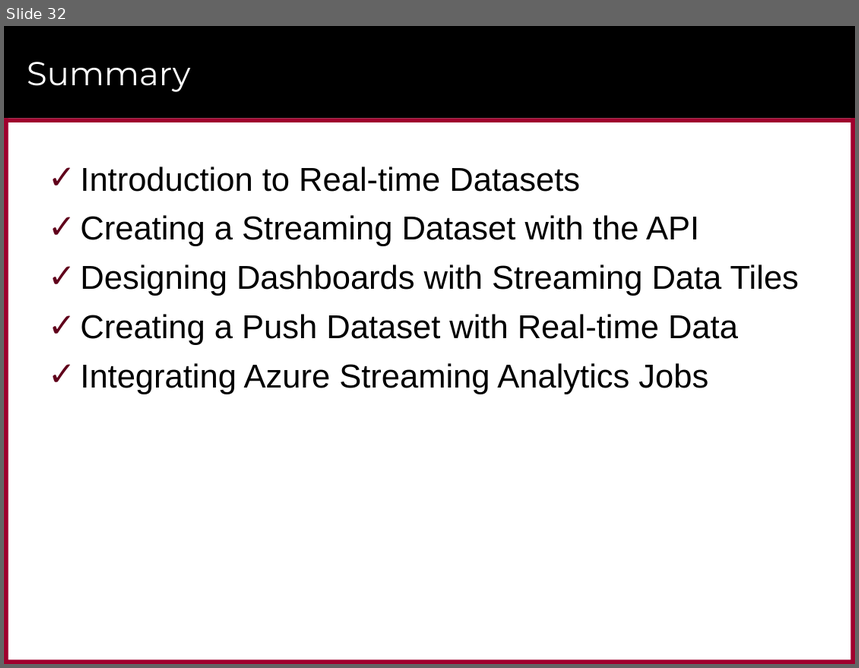
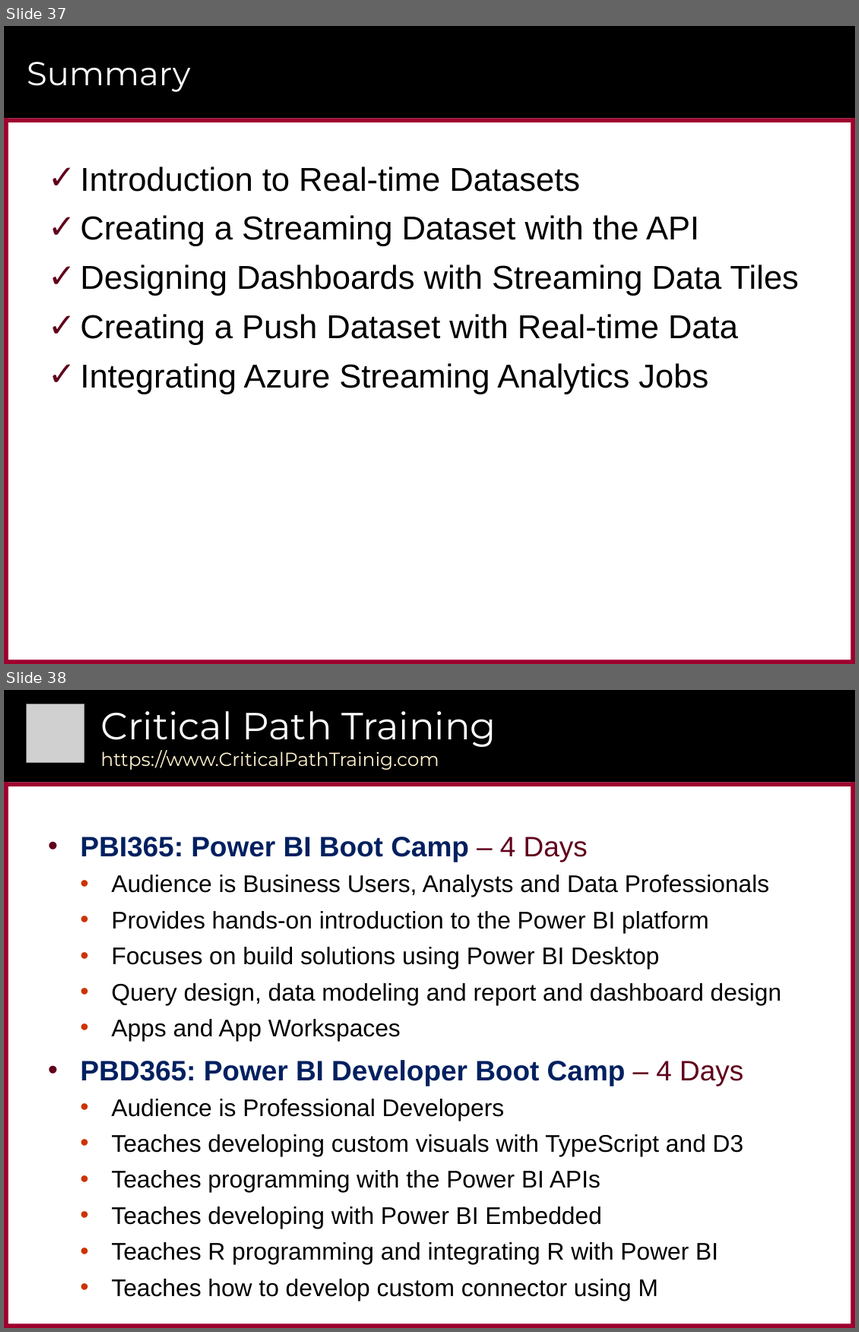
Before and after one commit to CriticalPathTraining/RealtimeDashboards, a slide deck: RealtimeDashboards.pptx. Shown one above the other, each under a label of ours: slide 32 before the commit, slides 37 and 38 after it. The pictures are 859x668 and 859x1332 pixels, drawn with LibreOffice and Linux fonts; fonts in the diff are those of the drawing; grey boxes stand for pictures; background and template pictures are left out. Boxes give left, top, right and bottom in pixels: in the first picture for what was removed or moved away, otherwise in the second. Text is boxed around its words. In the diff, an @@ line names an element or a change of style, - is before the commit and + after.

```diff
--- a/RealtimeDashboards.pptx
+++ b/RealtimeDashboards.pptx
@@ slide 38 added at (4, 690, 855, 1328), background #FFFFFF; not listed: 6 template elements that a slide beside it also shows @@
@@ picture added at (26, 704, 85, 763) @@
@@ title added at (101, 711, 496, 770), 16 pt, text #FFF2CD @@
+Critical Path Training
+https://www.CriticalPathTrainig.com
@@ text added at (80, 837, 781, 1301), 20.4 pt, text #000000 @@
+• PBI365: Power BI Boot Camp – 4 Days
+  • Audience is Business Users, Analysts and Data Professionals
+  • Provides hands-on introduction to the Power BI platform
+  • Focuses on build solutions using Power BI Desktop
+  • Query design, data modeling and report and dashboard design
+  • Apps and App Workspaces
+• PBD365: Power BI Developer Boot Camp – 4 Days
+  • Audience is Professional Developers
+  • Teaches developing custom visuals with TypeScript and D3
+  • Teaches programming with the Power BI APIs
+  • Teaches developing with Power BI Embedded
+  • Teaches R programming and integrating R with Power BI
+  • Teaches how to develop custom connector using M
@@ what was slide 32 is now slide 37 @@
```
Also in this commit, not shown: 1 slide changed, 5 other slides added, 1 other file.
